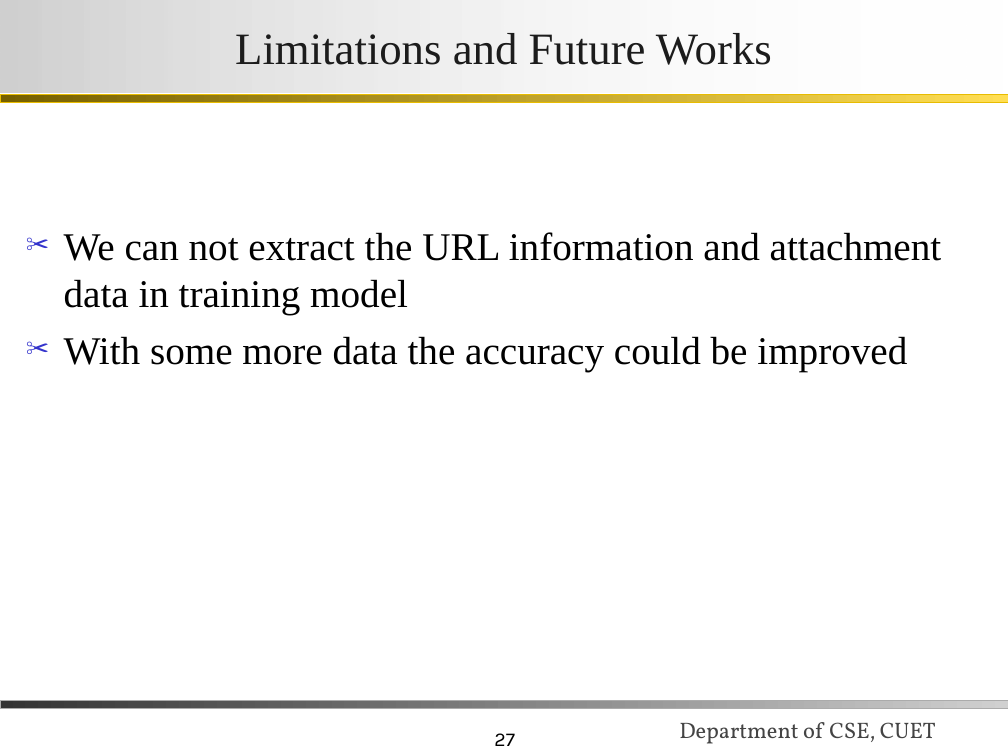
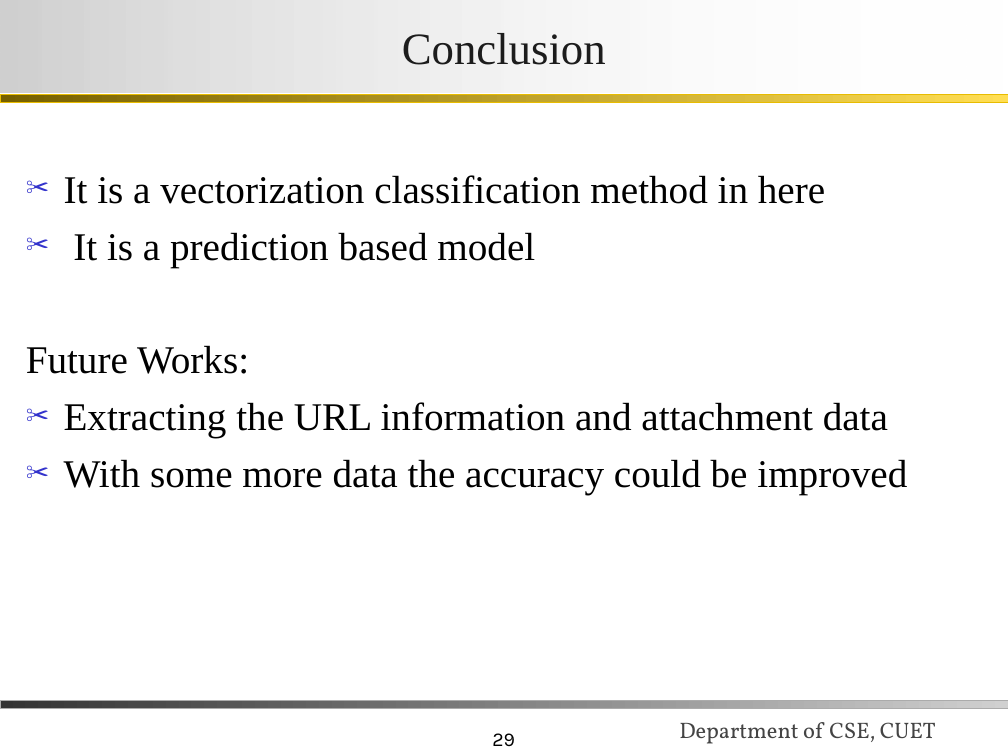
Before and after one commit to iRaM-sAgOr/email_data, a slide deck: slide 29 of myReport/final_presentation.ppt (slide 27 before the commit). Drawn at 1008x756 pixels with LibreOffice and Linux fonts; fonts in the diff are those of the drawing; background and template pictures are left out. Boxes give left, top, right and bottom in pixels: in the first picture for what was removed or moved away, otherwise in the second. Text is boxed around its words. In the diff, an @@ line names an element or a change of style, - is before the commit and + after.

```diff
--- a/myReport/final_presentation.ppt
+++ b/myReport/final_presentation.ppt
@@ title at bbox=[402, 33, 606, 65]: text changed @@
-Limitations and Future Works
+Conclusion
@@ text at bbox=[26, 175, 888, 438]: text changed @@
-✂ We can not extract the URL information and attachment data in training model
+✂ It is a vectorization classification method in here
+✂ It is a prediction based model
+Future Works:
+✂ Extracting the URL information and attachment data
@@ page number at bbox=[492, 733, 515, 746]: text changed @@
-27
+29
```
Also in this commit, not shown: 21 other slides changed, 3 slides added, 1 slide removed, 9 other files.
